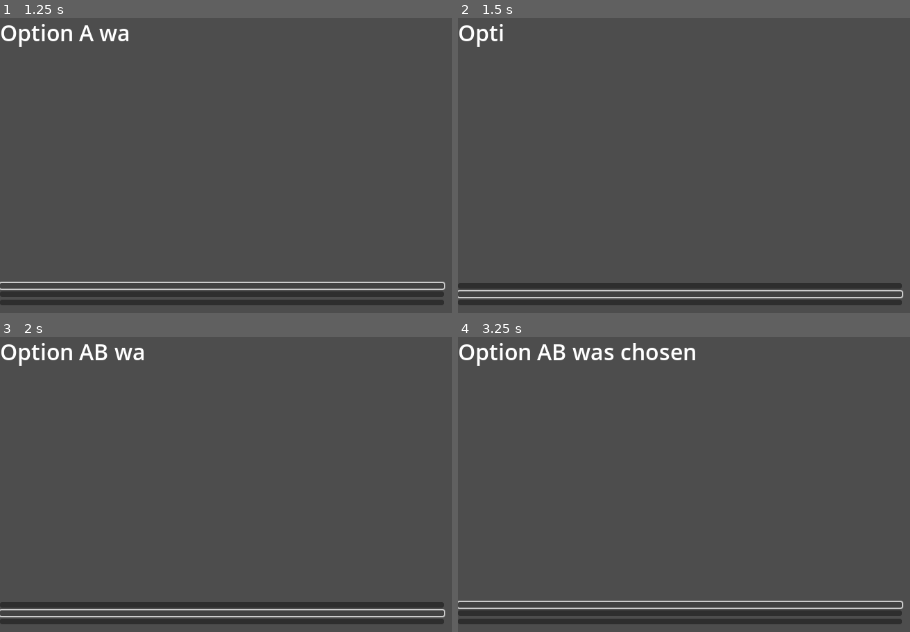
Above: before the commit, frames 1-4 (two rows, left to right).
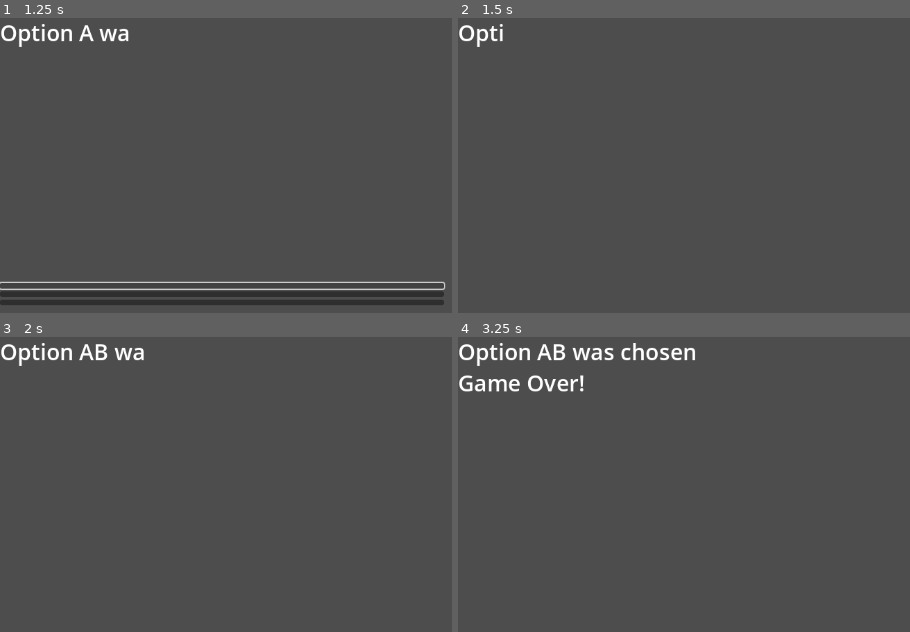
Above: after the commit, the same moments.

Repository: AndreiBondad/brass-game-project
Game: Godot game, scene res://scenes/main_game_scene.tscn
Two runs of this game, one before a commit and one after it. Both use one fixed random seed, a clock stepped at 60 frames per second and the inputs below.
Inputs (mouse positions are in pixels of both pictures, inside the frame that each line leads up to):
- Up to frame 1 (1.25 s): click (221, 286) at 0.5 s
- Up to frame 2 (1.5 s): click (679, 295) at 1.25 s
- Up to frame 3 (2 s): no input
- Up to frame 4 (3.25 s): click (679, 620) at 2.02 s; click (679, 605) at 2.77 s

Frame 1 is identical in both runs. In frame 2, 4.7% of the frame differs, in the area x 0-99%, y 89-98%; in frame 3, 4.7%; in frame 4, 5.3%, in the area x 0-99%, y 12-98%.
Error before the commit: Invalid access of index '2' on a base object of type: 'Array'. (res://scripts/main_text_script.gd:58)

Commit message:
Implemented Game Over functionality

Diff:
--- a/scripts/main_text_script.gd
+++ b/scripts/main_text_script.gd
@@ -13,8 +13,11 @@
 	currentNode = startingNode
 	startingNode.set_options(TextNode.new("Option A was chosen"), TextNode.new("Option B was chosen"), TextNode.new("Option C was chosen"))
 	startingNode.optionList[0].set_options(TextNode.new("Option AA was chosen"), TextNode.new("Option AB was chosen"), TextNode.new("Option AC was chosen"))
+	startingNode.optionList[0].set_game_status(true, true, true)
 	startingNode.optionList[1].set_options(TextNode.new("Option BA was chosen"), TextNode.new("Option BB was chosen"), TextNode.new("Option BC was chosen"))
+	startingNode.optionList[1].set_game_status(true, true, true)
 	startingNode.optionList[2].set_options(TextNode.new("Option CA was chosen"), TextNode.new("Option CB was chosen"), TextNode.new("Option CC was chosen"))
+	startingNode.optionList[2].set_game_status(true, true, true)
 
 	displayText = startingNode.currentText
 	choiceOneNode = startingNode.optionList[0]
@@ -41,6 +44,9 @@
 func _on_choice_1_pressed() -> void:
 	currentNode = currentNode.optionList[0]
 	displayText = currentNode.currentText
+	if (currentNode.gameOver == true):
+		displayText = displayText + "\nGame Over!"
+		get_parent().remove_child($"../TextChoices")
 	displayTextLength = displayText.length();
 	self.text = ""
 	count = 0
@@ -49,6 +55,9 @@
 func _on_choice_2_pressed() -> void:
 	currentNode = currentNode.optionList[1]
 	displayText = currentNode.currentText
+	if (currentNode.gameOver == true):
+		displayText = displayText + "\nGame Over!"
+		get_parent().remove_child($"../TextChoices")
 	displayTextLength = displayText.length();
 	self.text = ""
 	count = 0
@@ -57,6 +66,9 @@
 func _on_choice_3_pressed() -> void:
 	currentNode = currentNode.optionList[2]
 	displayText = currentNode.currentText
+	if (currentNode.gameOver == true):
+		displayText = displayText + "\nGame Over!"
+		get_parent().remove_child($"../TextChoices")
 	displayTextLength = displayText.length();
 	self.text = ""
 	count = 0
--- a/scripts/text_controller.gd
+++ b/scripts/text_controller.gd
@@ -15,3 +15,8 @@
 	optionList.append(optionA)
 	optionList.append(optionB)
 	optionList.append(optionC)
+
+func set_game_status(statusA, statusB, statusC) -> void:
+	optionList[0].gameOver = statusA
+	optionList[1].gameOver = statusB
+	optionList[2].gameOver = statusC
